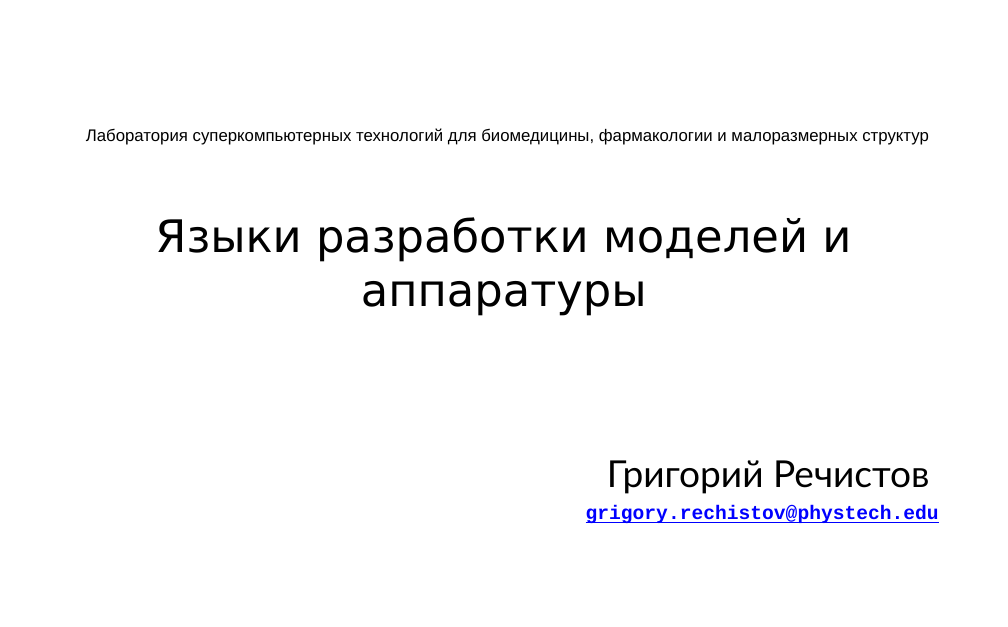
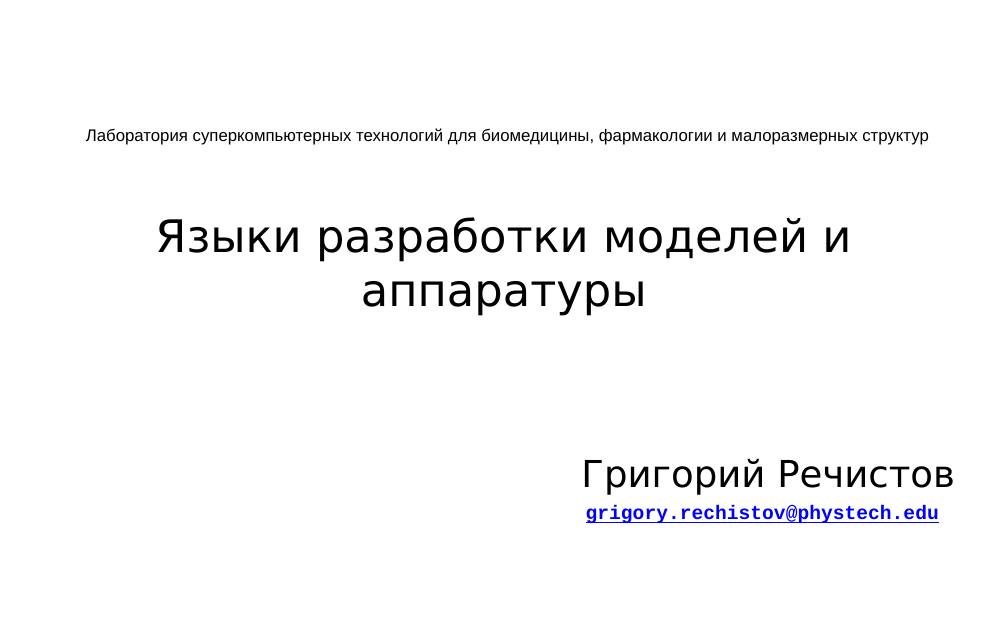
Before and after one commit to atakua/simlectures-archive, a slide deck: slide 1 of lecture12-languages/lecture12-languages.pptx. Drawn at 1008x627 pixels with LibreOffice and Linux fonts; fonts in the diff are those of the drawing; background and template pictures are left out. Boxes give left, top, right and bottom in pixels: in the first picture for what was removed or moved away, otherwise in the second. Text is boxed around its words. In the diff, an @@ line names an element or a change of style, - is before the commit and + after.

```diff
--- a/lecture12-languages/lecture12-languages.pptx
+++ b/lecture12-languages/lecture12-languages.pptx
@@ subtitle at [581, 458, 955, 495]: font Lato to DejaVu Sans in "Григорий Речистов" @@
```
Also in this commit, not shown: 17 other slides changed, 3 slides added, 1 other file.
